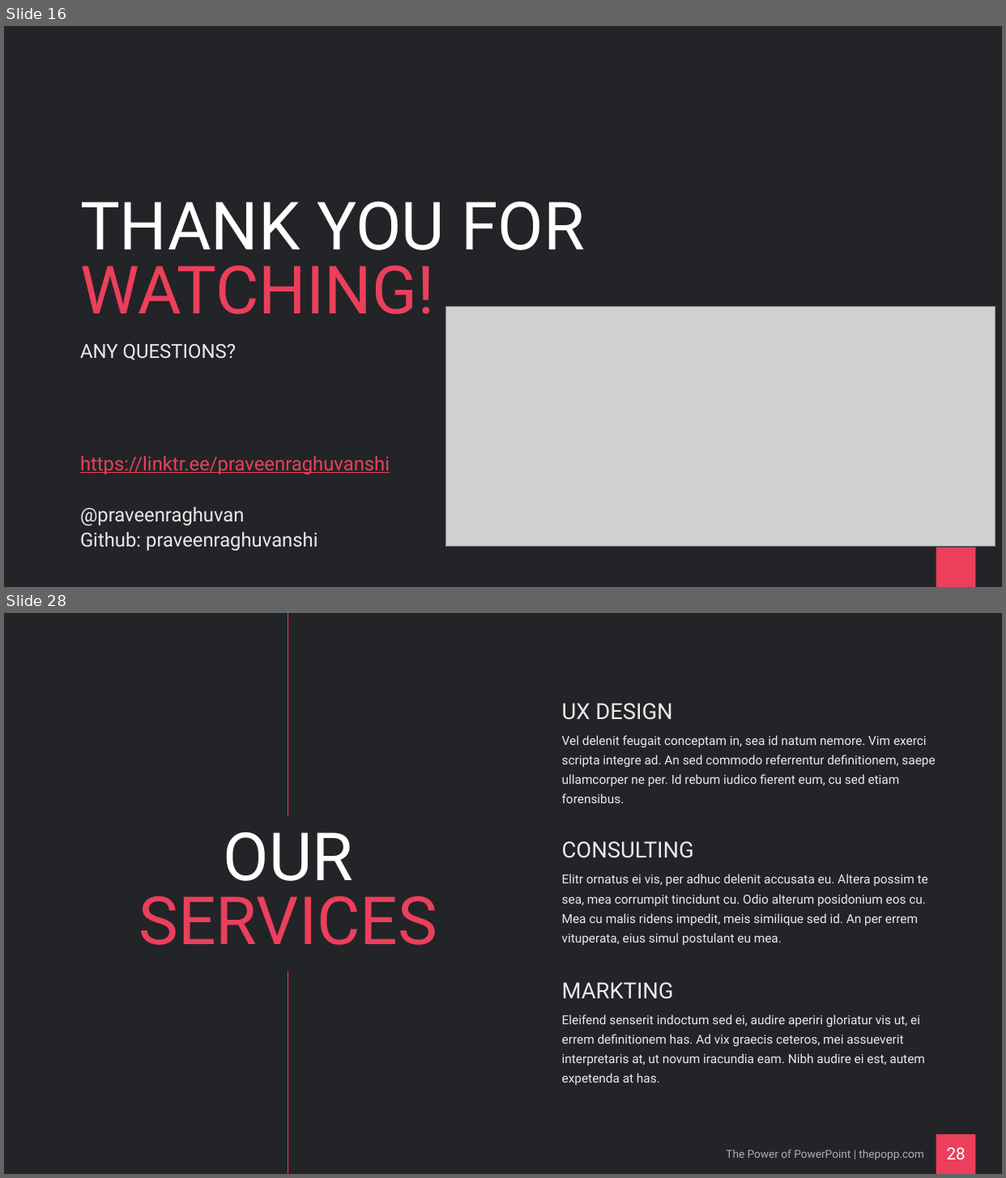
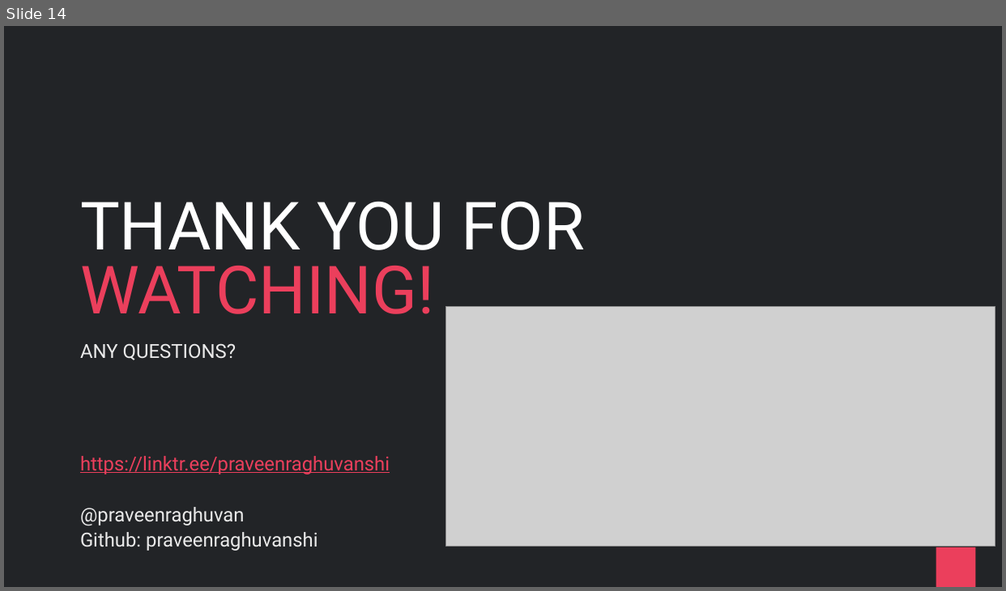
Before and after one commit to praveenraghuvanshi/tech-sessions, a slide deck: 16062021-Global-AI-Community-2021/cricket-analytics.pptx. Shown one above the other, each under a label of ours: slides 16 and 28 before the commit, slide 14 after it; the slides between them are not shown. The pictures are 1006x1178 and 1006x591 pixels, drawn with LibreOffice and Linux fonts; fonts in the diff are those of the drawing; grey boxes stand for pictures. Boxes give left, top, right and bottom in pixels: in the first picture for what was removed or moved away, otherwise in the second. Text is boxed around its words. In the diff, an @@ line names an element or a change of style, - is before the commit and + after.

```diff
--- a/16062021-Global-AI-Community-2021/cricket-analytics.pptx
+++ b/16062021-Global-AI-Community-2021/cricket-analytics.pptx
@@ slide 28 removed at box(4, 613, 1002, 1174), background #222427; not listed: 1 template element that a slide beside it also shows @@
@@ line removed from (288, 613) to (288, 1174) @@
@@ text removed at box(562, 703, 672, 720) @@
-UX DESIGN
@@ text removed at box(562, 735, 935, 803) @@
-Vel delenit feugait conceptam in, sea id natum nemore. Vim exerci scripta integre ad. An sed commodo referrentur definitionem, saepe ullamcorper ne per. Id rebum iudico fierent eum, cu sed etiam forensibus.
@@ title removed at box(139, 832, 437, 945) @@
-OUR
-SERVICES
@@ text removed at box(562, 841, 694, 858) @@
-CONSULTING
@@ text removed at box(562, 874, 928, 945) @@
-Elitr ornatus ei vis, per adhuc delenit accusata eu. Altera possim te sea, mea corrumpit tincidunt cu. Odio alterum posidonium eos cu. Mea cu malis ridens impedit, meis similique sed id. An per errem vituperata, eius simul postulant eu mea.
@@ text removed at box(562, 982, 674, 999) @@
-MARKTING
@@ text removed at box(562, 1015, 925, 1085) @@
-Eleifend senserit indoctum sed ei, audire aperiri gloriatur vis ut, ei errem definitionem has. Ad vix graecis ceteros, mei assueverit interpretaris at, ut novum iracundia eam. Nibh audire ei est, autem expetenda at has.
@@ text removed at box(726, 1149, 923, 1161) @@
-The Power of PowerPoint | thepopp.com
@@ page number removed at box(947, 1148, 965, 1160) @@
-28
@@ what was slide 16 is now slide 14 @@
```
Also in this commit, not shown: 4 slides changed, 1 slide added, 67 other slides removed, 3 other files.
